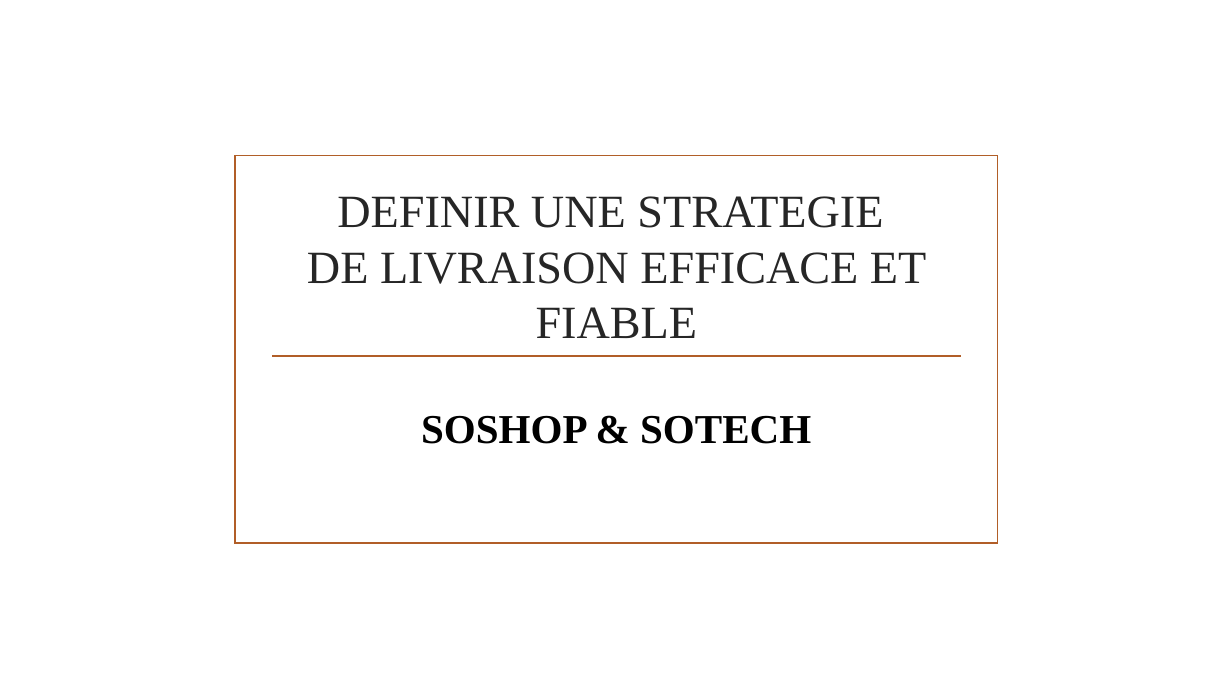
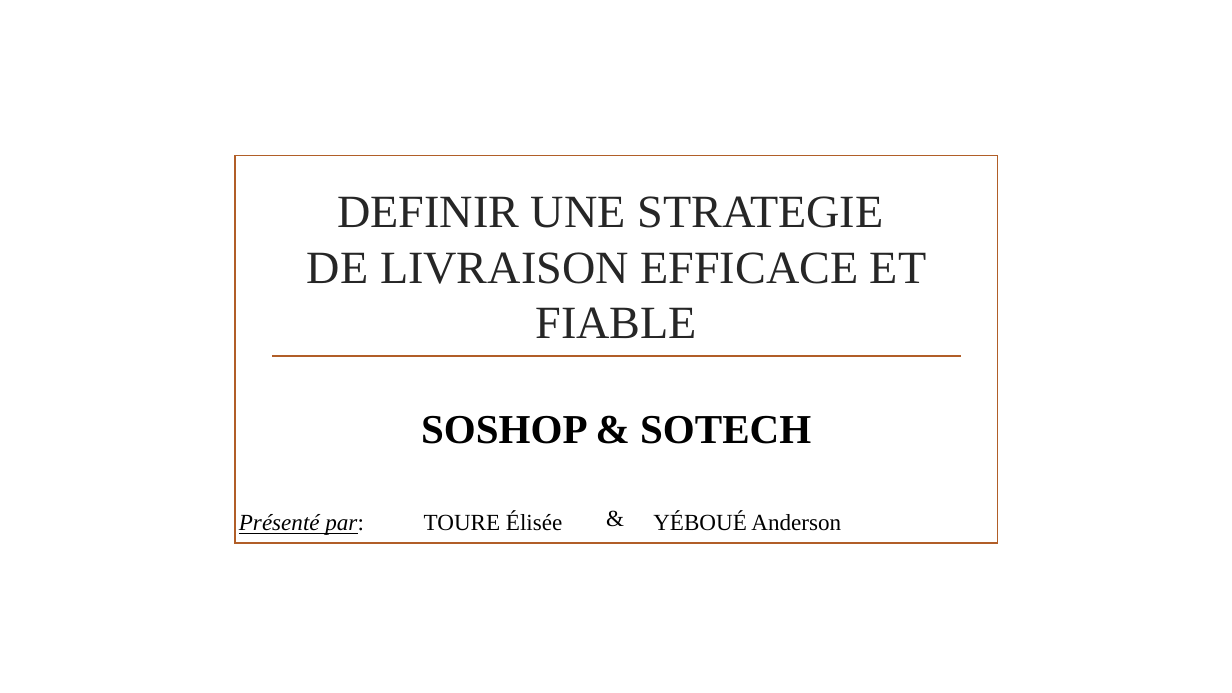
Before and after one commit to ExcelMin/Soshop, a slide deck: slide 1 of STRATEGIE DE LIVRAISON EFFICACE.pptx. Drawn at 1232x693 pixels with LibreOffice and Linux fonts; fonts in the diff are those of the drawing; background and template pictures are left out. Boxes give left, top, right and bottom in pixels: in the first picture for what was removed or moved away, otherwise in the second. Text is boxed around its words. In the diff, an @@ line names an element or a change of style, - is before the commit and + after.

```diff
--- a/STRATEGIE DE LIVRAISON EFFICACE.pptx
+++ b/STRATEGIE DE LIVRAISON EFFICACE.pptx
@@ text added at [597,499,633,536], 18 pt, text #000000 @@
+&
@@ text added at [239,512,562,535], 18 pt, text #000000 @@
+Présenté par: TOURE Élisée
@@ text added at [653,512,841,531], 18 pt, text #000000 @@
+YÉBOUÉ Anderson
```
Also in this commit, not shown: 1 other slide changed.
